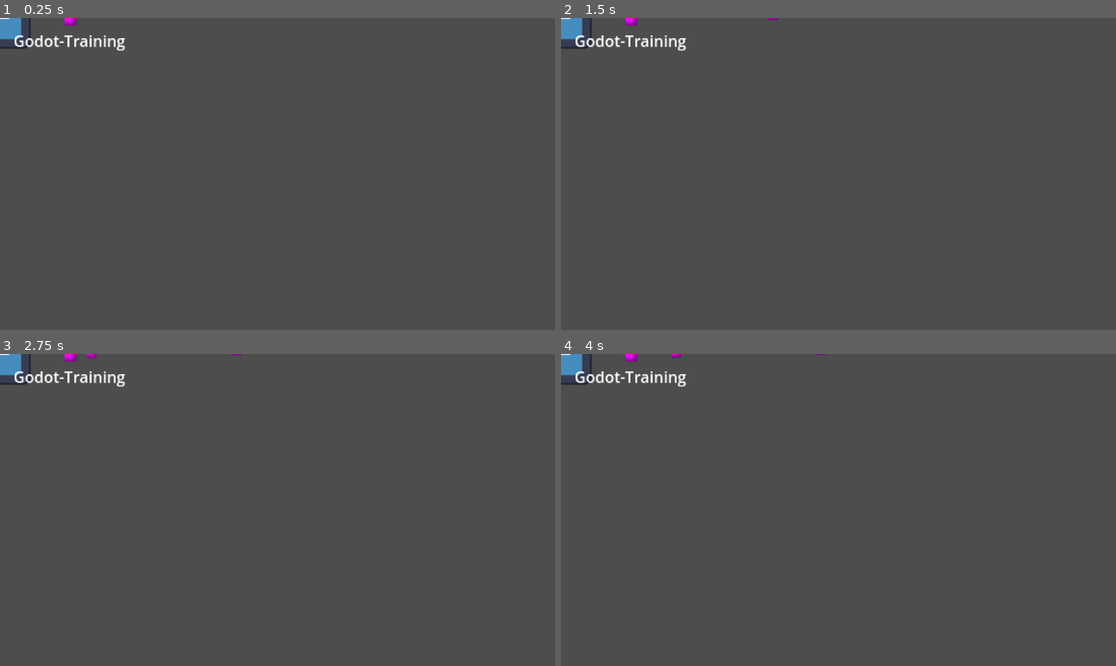
Above: before the commit, frames 1-4 (two rows, left to right).
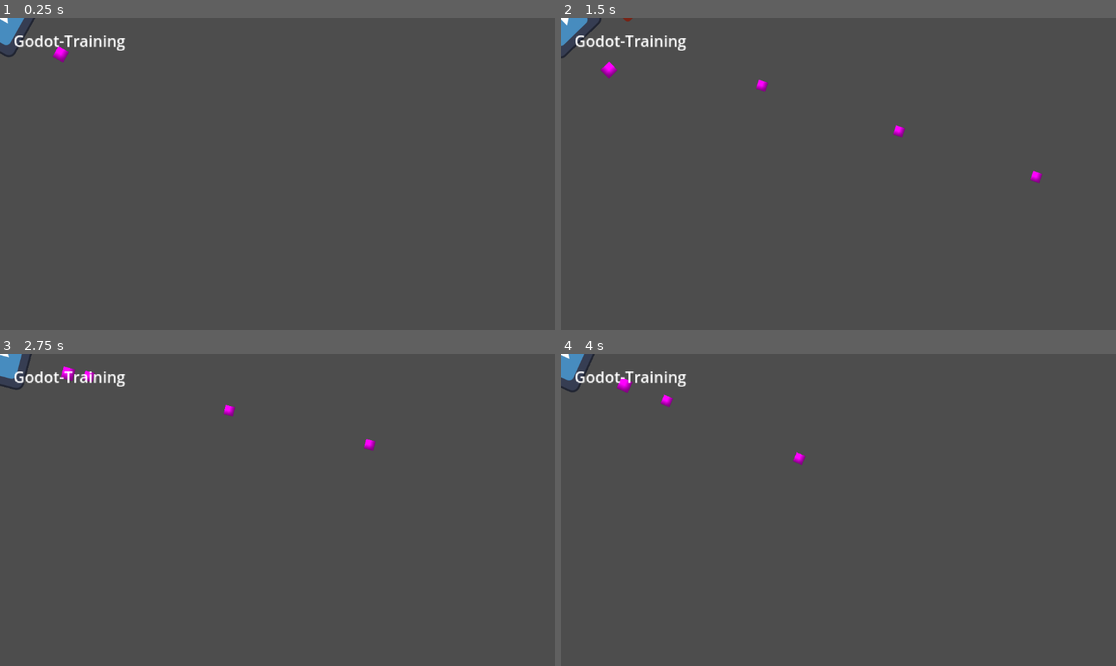
Above: after the commit, the same moments.

Repository: Aceralot/Shots-Fired
Game: Godot game, scene res://Scenes/Prototyping/PlayerMoveAndShoot.tscn
Same seed, same stepped clock (60 frames per second), same inputs: the game is played once before the commit and once after it. This scene is started directly instead of the project's main scene. The engine's default icon, where the game draws it, is replaced by a stand-in: a white triangle on a blue panel in a dark square.
Inputs (mouse positions are in pixels of both pictures, inside the frame that each line leads up to):
- Up to frame 1 (0.25 s): no input
- Up to frame 2 (1.5 s): tap Enter at 0.5 s; move the mouse to (960, 158) at 0.52 s; hold Space (shoot) 0.53-1.28 s; move the mouse to (727, 189) at 1.27 s; tap Space (shoot) at 1.35 s
- Up to frame 3 (2.75 s): move the mouse to (333, 441) at 2.02 s; hold Space (shoot) from 2.03 s (still down)
- Up to frame 4 (4 s): move the mouse to (810, 572) at 2.77 s; release Space (shoot) at 2.78 s; tap Space (shoot) at 2.85 s; move the mouse to (1005, 556) at 3.52 s; hold Space (shoot) from 3.53 s (still down)

The runs differ from the first frame. In frame 1, 0.3% of the frame differs, in the area x 0-14%, y 0-15%; in frame 2, 0.5%, in the area x 0-87%, y 0-54%; in frame 3, 0.5%; in frame 4, 0.5%.

Commit message:
Look Direction And Shoot
Look Direction and Shoot Direction have been added

Diff:
--- a/Scenes/Prototyping/PlayerMoveAndShoot.tscn
+++ b/Scenes/Prototyping/PlayerMoveAndShoot.tscn
@@ -15,6 +15,7 @@
 var helath = 100
 
 func _process(delta: float) -> void:
+	look_at( get_global_mouse_position())
 	pass
 
 
--- a/Scripts/Player/gun.gd
+++ b/Scripts/Player/gun.gd
@@ -11,11 +11,14 @@
 	pass
 
 func shoot():
-	const BULLET = preload("res://Scripts/Player/Bullet.tscn")
-	var new_bullet = BULLET.instantiate()
-	new_bullet.global_position = %ShootingPoint.global_position
-	new_bullet.global_rotation = %ShootingPoint.global_rotation
-	%ShootingPoint.add_child( new_bullet )
+	if Input.is_action_pressed( "shoot" ):
+		const BULLET = preload("res://Scripts/Player/Bullet.tscn")
+		var new_bullet = BULLET.instantiate()
+		new_bullet.global_position = %ShootingPoint.global_position
+		new_bullet.global_rotation = %ShootingPoint.global_rotation
+		%ShootingPoint.add_child( new_bullet )
+	else:
+		pass
 
 
 func _on_timeout() -> void:
--- a/project.godot
+++ b/project.godot
@@ -45,6 +45,7 @@
 "deadzone": 0.5,
 "events": Array[InputEvent]([Object(InputEventKey,"resource_local_to_scene":false,"resource_name":"","device":0,"window …(207 unchanged characters)…
 , Object(InputEventMouseButton,"resource_local_to_scene":false,"resource_name":"","device":-1,"window_id":0,"alt_presse …(244 unchanged characters)…
+, Object(InputEventKey,"resource_local_to_scene":false,"resource_name":"","device":0,"window_id":0,"alt_pressed":false,"shift_pressed":false,"ctrl_pressed":false,"meta_pressed":false,"pressed":false,"keycode":0,"physical_keycode":79,"key_label":0,"unicode":0,"location":0,"echo":false,"script":null)
 ])
 }
 
@@ -60,9 +61,9 @@
 [xogot]
 
 project/editorState=[{
-"column": 0,
+"column": 19,
 "current": true,
-"line": 0,
+"line": 13,
 "path": "res://Scripts/Player/gun.gd",
 "type": "file"
 }, {
